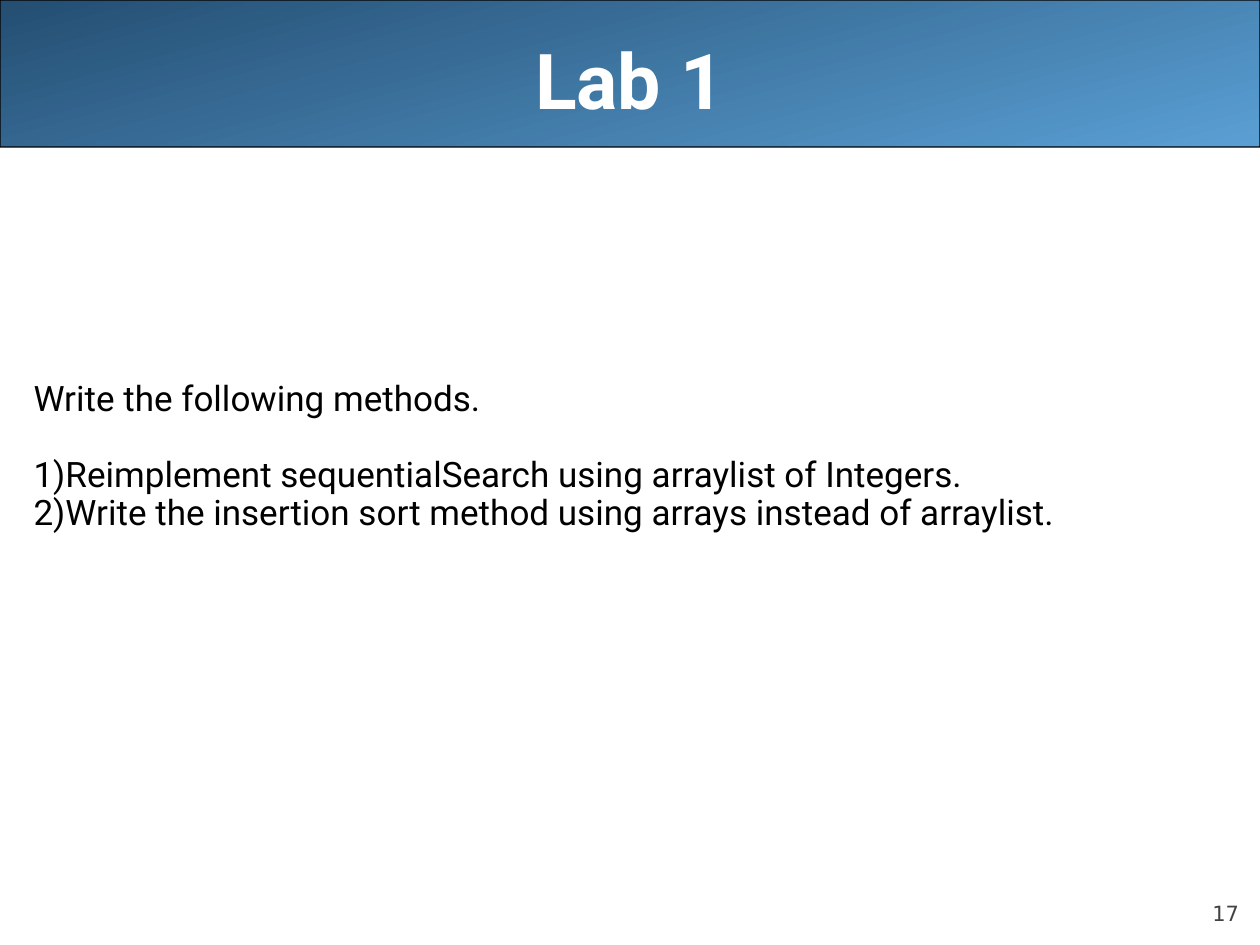
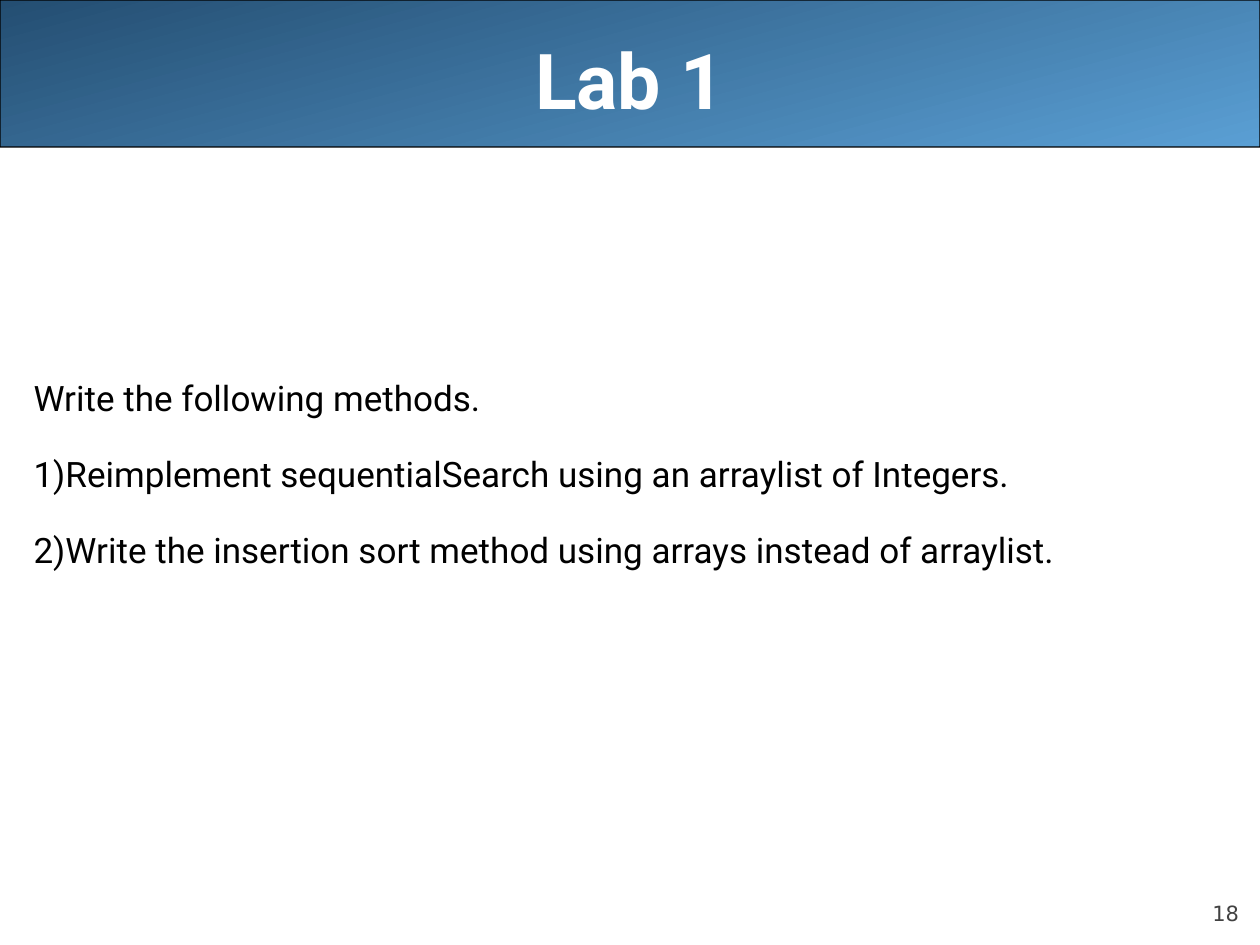
Before and after one commit to LongBaoNguyen/longbaonguyen.github.io, a slide deck: slide 18 of courses/apcsa/lecture19.ppt (slide 17 before the commit). Drawn at 1260x945 pixels with LibreOffice and Linux fonts; fonts in the diff are those of the drawing. Boxes give left, top, right and bottom in pixels: in the first picture for what was removed or moved away, otherwise in the second. Text is boxed around its words. In the diff, an @@ line names an element or a change of style, - is before the commit and + after.

```diff
--- a/courses/apcsa/lecture19.ppt
+++ b/courses/apcsa/lecture19.ppt
@@ text at <box>34,459,1008,495</box>: text changed @@
-1) Reimplement sequentialSearch using arraylist of Integers.
+1) Reimplement sequentialSearch using an arraylist of Integers.
@@ page number at <box>1212,905,1239,922</box>: text changed @@
-17
+18
```
Also in this commit, not shown: 11 other slides changed, 1 slide added, 1 slide removed, 7 other files.
